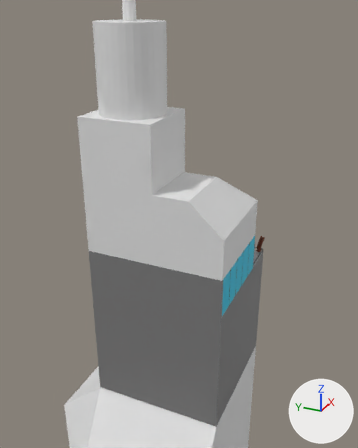
An edit to the FBX model Vitamin B/Assets/Features/Level/SkyScraper.fbx, drawn before and after from the same camera.
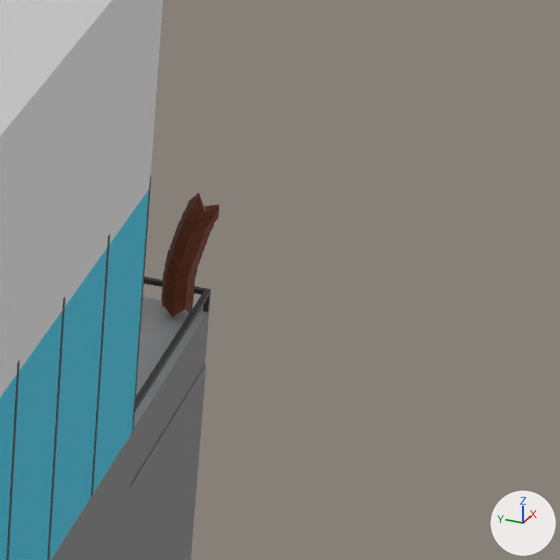
Old and new are each drawn from a 50 mm camera at (-121.4, -57.8, 80.0) aimed at (20.2, 5.9, 9.2) and again close up on the part from 66% to 87% of the width and 47% to 64% of the height. The axes (+X, +Y, +Z) are drawn at lower right. The lights are the same throughout. Where no turn or scale is listed for an object, it has been applied to the vertices. Vertices at the same position are counted once.

The older version as bpy lines, for what is in view:
```python
me_cube_004 = bpy.data.meshes.new('Cube.004')
me_cube_004.from_pydata(...)  # 158 vertices, 125 faces; spans x -13.5..17.1, y -21.8..20.0, z 11.9..146.6
me_cube_004.materials.append(mat_m_base)  # white #e7e7e7
me_cube_006 = bpy.data.meshes.new('Cube.006')
me_cube_006.from_pydata(...)  # 416 vertices, 366 faces; spans x -13.5..36.3, y -21.9..20.0, z -40.0..12.4
# faces by material slot: [59, 89, 54, 155, 9]
me_cube_006.materials.append(mat_m_base)  # white #e7e7e7
me_cube_006.materials.append(mat_m_glaswindows)  # cyan #00c7e7
me_cube_006.materials.append(mat_m_wall)  # grey #7e7e7e
me_cube_006.materials.append(mat_m_steel)  # black #3a3a3a
me_cube_006.materials.append(mat_m_floor)  # grey #aeaeae
me_cylinder_001 = bpy.data.meshes.new('Cylinder.001')
me_cylinder_001.from_pydata(...)  # 192 vertices, 120 faces; spans x -0.77..1.57, y -1.52..0.77, z 0.17..6.08
me_cylinder_001.materials.append(mat_m_wood)  # brown #72300e
ob_eventarea = bpy.data.objects.new('EventArea', me_cube_006)
ob_eventarea.location = (0.0, 0.0, 0.0)
ob_palm = bpy.data.objects.new('Palm', me_cylinder_001)
ob_palm.location = (28.35, -20.57, 0.08)
ob_roof = bpy.data.objects.new('Roof', me_cube_004)
ob_roof.location = (0.0, 0.0, 0.0)
```
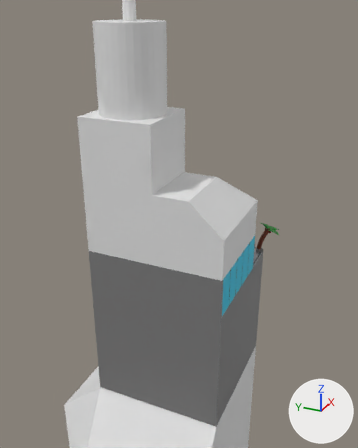
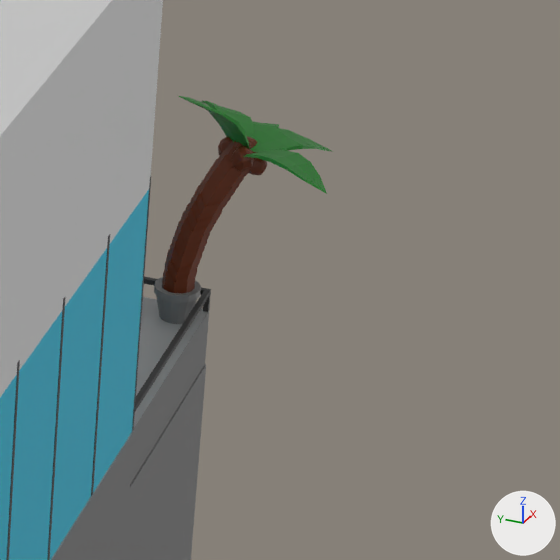
Boxes (x1, y1, x2, y2) around the edits, measured in the close-ups (560 x 560 px; the box of a moved part takes in the faces that stretch with it):
'Palm', reshaped (200% wider, 83% taller)
    before: (161, 193, 220, 317)
    after: (154, 96, 333, 324)
'Nut3', added (brown)
    after: (231, 145, 254, 171)
'Nut2', added
    after: (249, 158, 267, 175)
'Nut4', added
    after: (218, 137, 232, 155)
'Nut1', added
    after: (247, 136, 258, 149)
part 1 of me_cylinder_001, added
    after: (190, 193, 222, 224)
part 2 of me_cylinder_001, added (brown)
    after: (193, 181, 228, 209)
part 3 of me_cylinder_001, added
    after: (200, 174, 232, 210)
part 4 of me_cylinder_001, added
    after: (204, 168, 236, 196)
part 5 of me_cylinder_001, added
    after: (209, 161, 241, 189)
part 6 of me_cylinder_001, added
    after: (213, 154, 245, 183)
part 7 of me_cylinder_001, added
    after: (219, 146, 251, 177)
part 8 of me_cylinder_001, added
    after: (225, 141, 258, 162)
part 9 of me_cylinder_001, added
    after: (154, 277, 201, 324)
part 10 of me_cylinder_001, added
    after: (252, 121, 279, 136)
part 11 of me_cylinder_001, added (green)
    after: (251, 127, 333, 152)
part 12 of me_cylinder_001, added (green)
    after: (179, 96, 250, 149)
part 13 of me_cylinder_001, added (green)
    after: (201, 100, 254, 142)
part 14 of me_cylinder_001, added (green)
    after: (243, 150, 327, 194)
part 15 of me_cylinder_001, moved or reshaped
    before: (185, 193, 220, 224)
    after: (185, 200, 217, 225)

Patch to the scene script:
```diff
--- a/Vitamin B/Assets/Features/Level/SkyScraper.fbx.py
+++ b/Vitamin B/Assets/Features/Level/SkyScraper.fbx.py
@@ me_cylinder_001 @@
-me_cylinder_001.from_pydata(...)  # 192 vertices, 120 faces; spans x -0.77..1.57, y -1.52..0.77, z 0.17..6.08
+me_cylinder_001.from_pydata(...)  # 606 vertices, 462 faces; spans x -1.15..7.47, y -6.56..1.12, z -0.13..11.05
+# me_cylinder_001 part 1: the loose piece of 16 vertices spanning x -0.07..1.57, y -1.52..0.16, z 4.39..6.08 is copied, and the copy is multiplied about its middle by the matrix ((0.994, 0.112, 0.014), (-0.112, 0.988, 0.11), (-0.001, -0.111, 0.994)), then moved by (0.07, -0.1, 0.18); it spans x 0.0..1.62, y -1.57..0.04, z 4.62..6.24
+# me_cylinder_001 part 2: the loose piece of 16 vertices spanning x -0.07..1.57, y -1.52..0.16, z 4.39..6.08 is copied, and the copy is multiplied about its middle by the matrix ((0.996, 0.041, 0.079), (-0.042, 0.999, 0.006), (-0.079, -0.009, 0.997)), then moved by (0.3, -0.28, 0.66); it spans x 0.2..1.84, y -1.79..-0.12, z 5.06..6.76
+# me_cylinder_001 part 3: the loose piece of 16 vertices spanning x -0.6..0.99, y -0.95..0.63, z 2.47..3.97 is copied, and the copy is multiplied about its middle by the matrix ((0.963, 0.009, 0.268), (0.048, 0.978, -0.204), (-0.264, 0.209, 0.942)), then moved by (1.02, -0.93, 2.9); it spans x 0.32..1.98, y -1.91..-0.24, z 5.32..7.02
+# me_cylinder_001 part 4: the loose piece of 16 vertices spanning x -0.24..1.37, y -1.3..0.31, z 3.93..5.54 is copied, and the copy is multiplied about its middle by the matrix ((0.98, 0.013, 0.2), (0.007, 0.995, -0.097), (-0.2, 0.097, 0.975)), then moved by (0.8, -0.72, 1.72); it spans x 0.5..2.15, y -2.06..-0.39, z 5.63..7.33
+# me_cylinder_001 part 5: the loose piece of 16 vertices spanning x -0.07..1.57, y -1.52..0.16, z 4.39..6.08 is copied, and the copy is multiplied about its middle by the matrix ((0.981, 0.067, 0.183), (-0.061, 0.998, -0.034), (-0.184, 0.022, 0.983)), then moved by (0.76, -0.69, 1.5); it spans x 0.64..2.33, y -2.21..-0.51, z 5.91..7.62
+# me_cylinder_001 part 6: the loose piece of 16 vertices spanning x -0.07..1.57, y -1.52..0.16, z 4.39..6.08 is copied, and the copy is multiplied about its middle by the matrix ((0.977, 0.076, 0.199), (-0.068, 0.997, -0.047), (-0.202, 0.032, 0.979)), then moved by (0.93, -0.83, 1.81); it spans x 0.81..2.51, y -2.36..-0.65, z 6.21..7.93
+# me_cylinder_001 part 7: the loose piece of 16 vertices spanning x -0.07..1.57, y -1.52..0.16, z 4.39..6.08 is copied, and the copy is multiplied about its middle by the matrix ((0.978, 0.059, 0.2), (-0.038, 0.994, -0.106), (-0.205, 0.097, 0.974)), then moved by (1.21, -1.05, 2.15); it spans x 1.09..2.78, y -2.6..-0.86, z 6.54..8.28
+# me_cylinder_001 part 8: the loose piece of 16 vertices spanning x -0.07..1.57, y -1.52..0.16, z 4.39..6.08 is copied, and the copy is multiplied about its middle by the matrix ((0.963, 0.009, 0.268), (0.048, 0.978, -0.204), (-0.264, 0.209, 0.942)), then moved by (1.53, -1.3, 2.53); it spans x 1.4..3.11, y -2.9..-1.13, z 6.9..8.67
+# me_cylinder_001 part 9: a new loose piece of 96 vertices spanning x -1.15..1.01, y -1.07..1.09, z -0.13..1.55, in mat_m_wall (grey #7e7e7e)
+# me_cylinder_001 part 10: a new loose piece of 38 vertices spanning x 2.25..7.47, y -2.98..-0.78, z 6.92..8.19, in mat_m_plant (green #329537)
+# me_cylinder_001 part 11: a new loose piece of 38 vertices spanning x 1.83..5.84, y -5.44..-1.57, z 6.97..8.24, in mat_m_plant (green #329537)
+# me_cylinder_001 part 12: a new loose piece of 38 vertices spanning x 0.13..2.78, y -2.48..0.76, z 7.31..11.05, in mat_m_plant (green #329537)
+# me_cylinder_001 part 13: a new loose piece of 38 vertices spanning x 2.07..6.5, y -2.29..1.12, z 7.72..9.19, in mat_m_plant (green #329537)
+# me_cylinder_001 part 14: a new loose piece of 38 vertices spanning x -0.26..2.55, y -6.56..-1.73, z 7.65..8.74, in mat_m_plant (green #329537)
+# me_cylinder_001 part 15: 16 vertices moved from x -0.07..1.57, y -1.52..0.16, z 4.39..6.08 to x -0.11..1.51, y -1.4..0.21, z 4.24..5.87
 me_cylinder_001.materials.append(mat_m_wood)
+me_cylinder_001.materials.append(mat_m_wall)  # grey #7e7e7e
+me_cylinder_001.materials.append(mat_m_plant)  # green #329537
@@ ob_nut3 @@
+ob_nut3 = bpy.data.objects.new('Nut3', me_icosphere_004)  # 42 vertices, 80 faces; spans x -0.519..0.503, y -0.457..0.562, z -0.588..0.61; in mat_m_wood (brown #72300e)
+ob_nut3.location = (29.87, -22.8, 7.91)
@@ ob_nut4 @@
+ob_nut4 = bpy.data.objects.new('Nut4', me_icosphere_003)  # 42 vertices, 80 faces; spans x -0.473..0.506, y -0.555..0.594, z -0.492..0.625; in mat_m_wood (brown #72300e)
+ob_nut4.location = (31.01, -21.89, 7.79)
@@ ob_nut1 @@
+ob_nut1 = bpy.data.objects.new('Nut1', me_icosphere_001)  # 42 vertices, 80 faces; spans x -0.57..0.572, y -0.529..0.434, z -0.593..0.558; in mat_m_wood (brown #72300e)
+ob_nut1.location = (31.34, -22.63, 7.81)
@@ ob_nut2 @@
+ob_nut2 = bpy.data.objects.new('Nut2', me_icosphere_002)  # 42 vertices, 80 faces; spans x -0.513..0.587, y -0.515..0.503, z -0.57..0.593; in mat_m_wood (brown #72300e)
+ob_nut2.location = (30.8, -23.19, 7.33)
```
